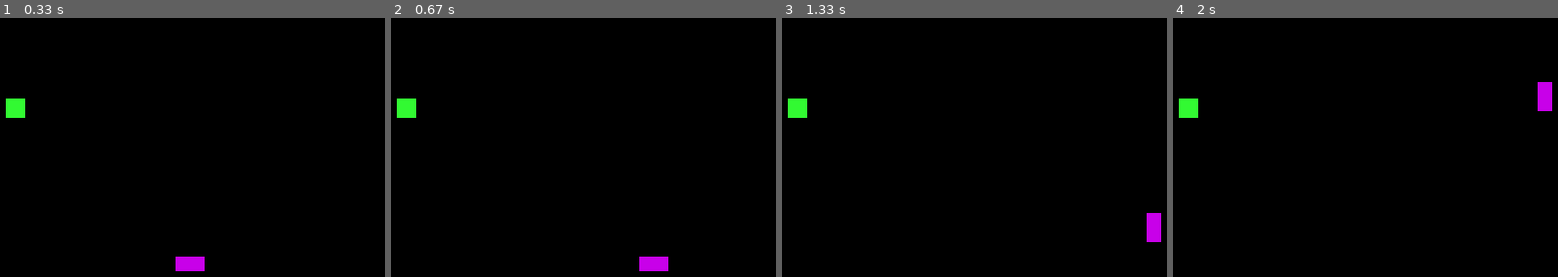
Above: before the commit, frames 1-4 (left to right).
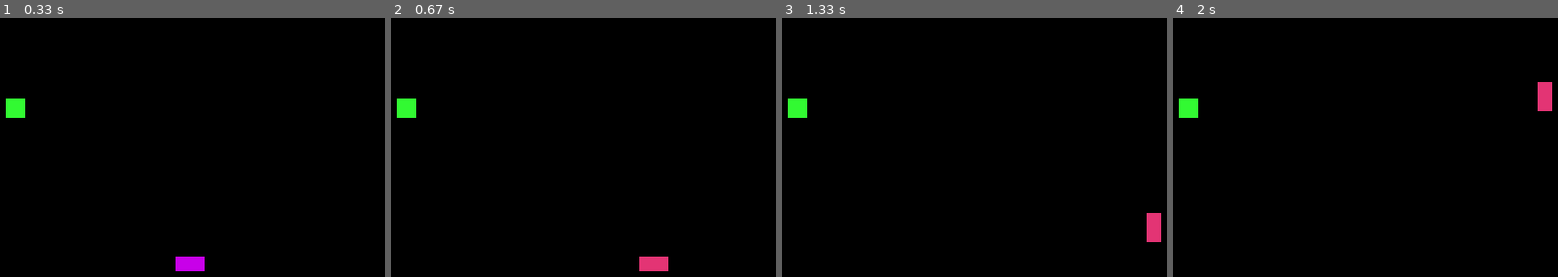
Above: after the commit, the same moments.

Repository: ajdavozelj/pygame_snakegame
Game: pygame game, started from snake-pygame.py
Two runs of this game, one before a commit and one after it. Both use one fixed random seed, a clock stepped at 60 frames per second and the inputs below.
Inputs:
- Up to frame 1 (0.33 s): no input
- Up to frame 2 (0.67 s): tap Space at 0.33 s
- Up to frame 3 (1.33 s): hold W from 1.17 s (still down)
- Up to frame 4 (2 s): release W at 1.63 s

Frame 1 is identical in both runs. In frame 2, 0.4% of the frame differs, in the area x 64-73%, y 92-98%; in frame 3, 0.4%; in frame 4, 0.4%.

Commit message:
spreminjanje barve

Diff:
--- a/snake-pygame.py
+++ b/snake-pygame.py
@@ -57,9 +57,11 @@
 while not exit:
     pygame.time.wait(70)
     canvas.fill((0,0,0))
+    keys = pygame.key.get_pressed()
+    if keys[pygame.K_SPACE]:
+        barva = (random.randint(0,255), random.randint(0,255), random.randint(0,255)  )
+        print(barva)
 
-
-    keys = pygame.key.get_pressed()
     if keys[pygame.K_w] and smerN != "S":
         smerN ="W"
     if keys[pygame.K_s]and smerN != "W":
